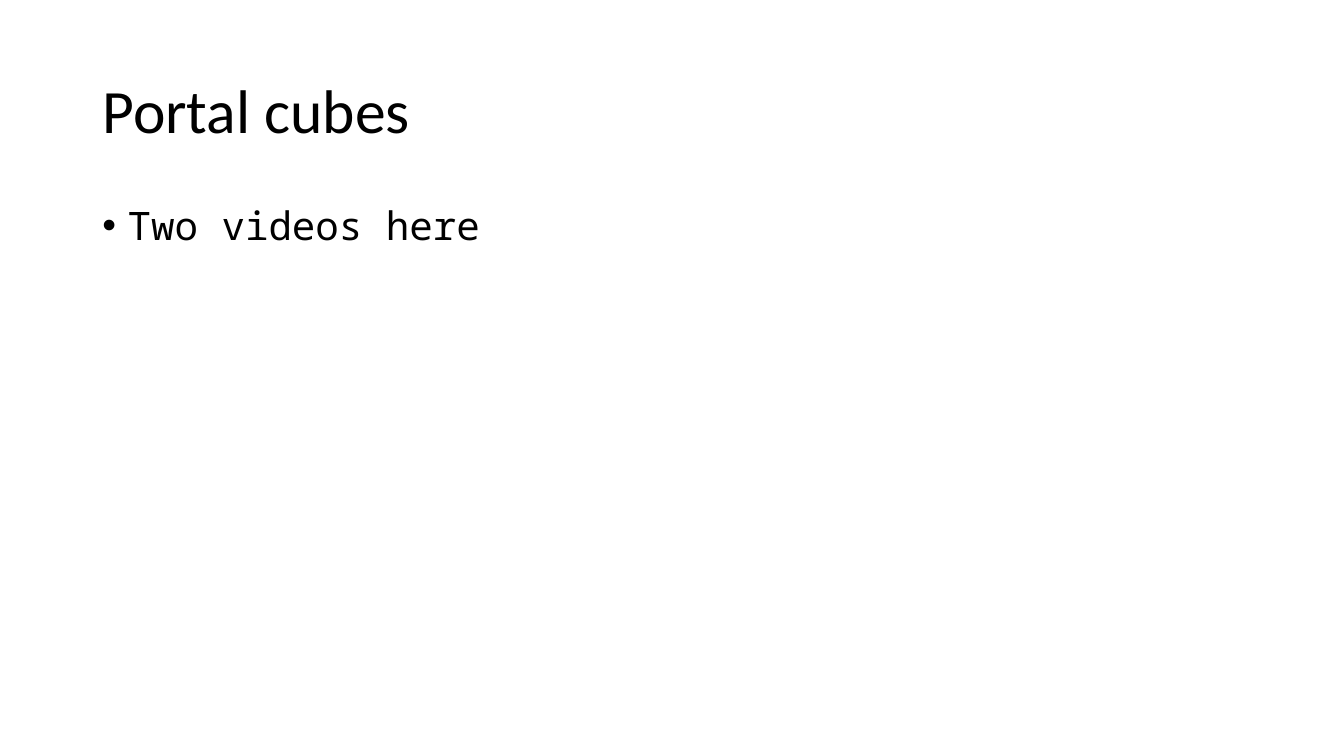
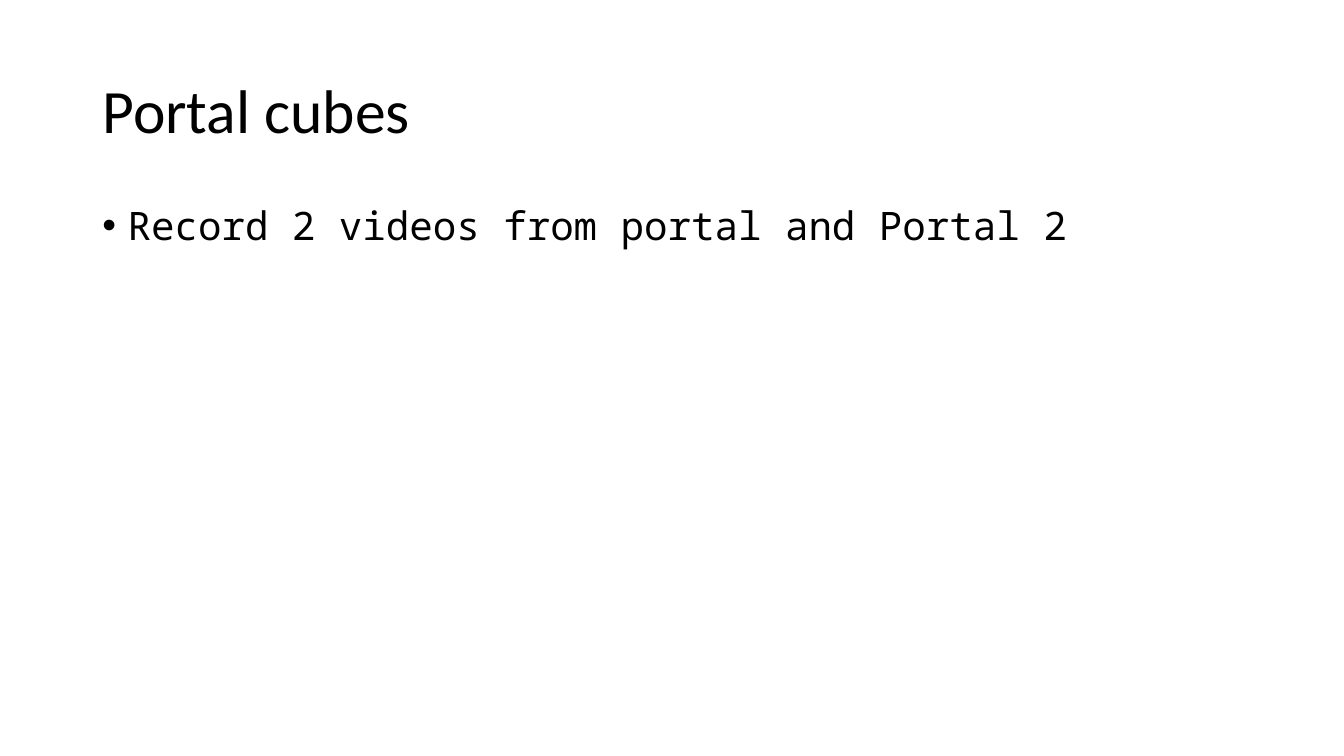
Before and after one commit to Kushcabbage/GameDevPresenations, a slide deck: slide 6 of GameDev1.pptx. Drawn at 1344x756 pixels with LibreOffice and Linux fonts; fonts in the diff are those of the drawing. Boxes give left, top, right and bottom in pixels: in the first picture for what was removed or moved away, otherwise in the second. Text is boxed around its words. In the diff, an @@ line names an element or a change of style, - is before the commit and + after.

```diff
--- a/GameDev1.pptx
+++ b/GameDev1.pptx
@@ text at [128,210,1067,250]: text changed @@
-• Two videos here
+• Record 2 videos from portal and Portal 2
```
Also in this commit, not shown: 4 other slides changed, 1 slide added, 2 slides removed, 3 other files.
